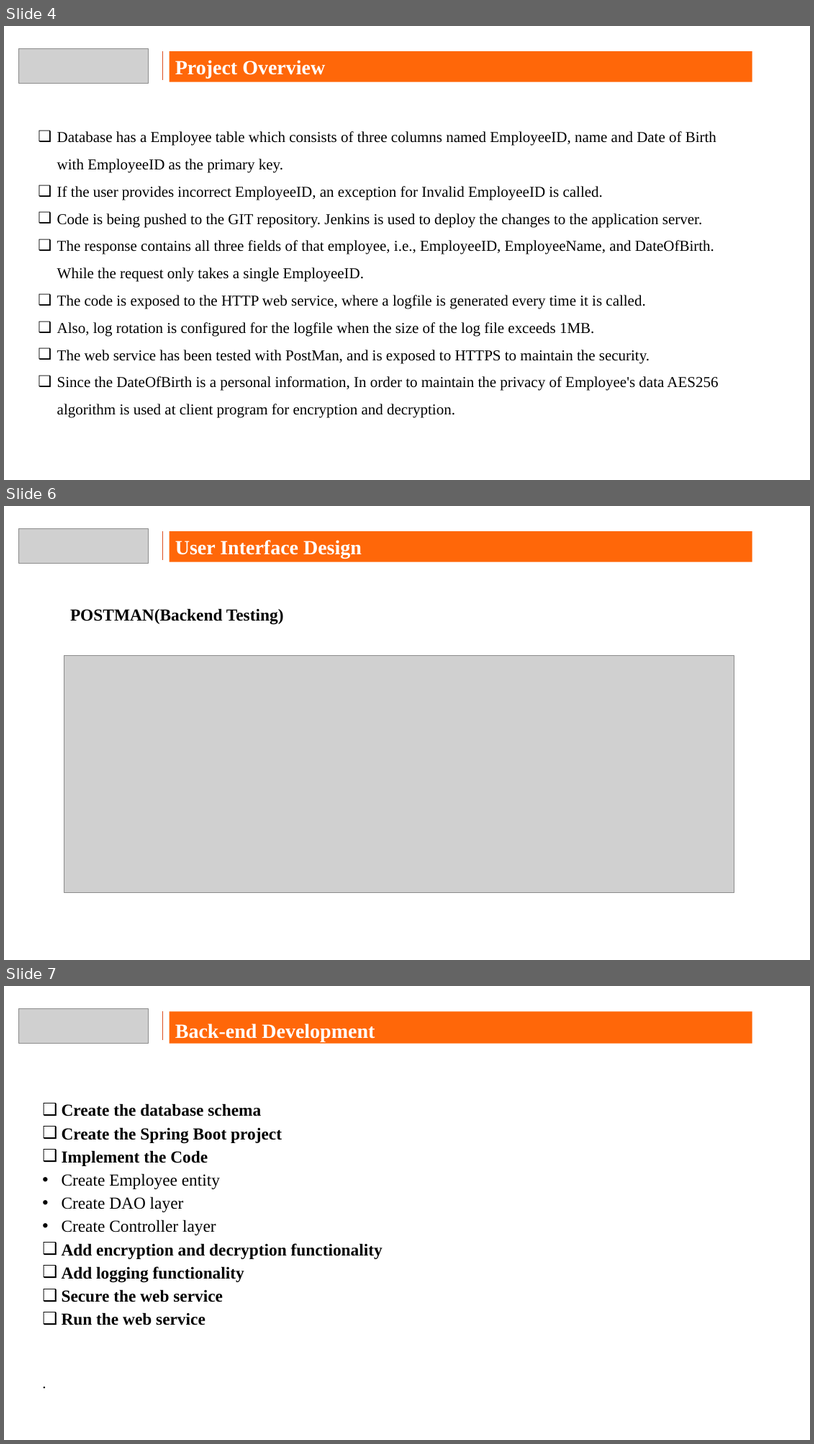
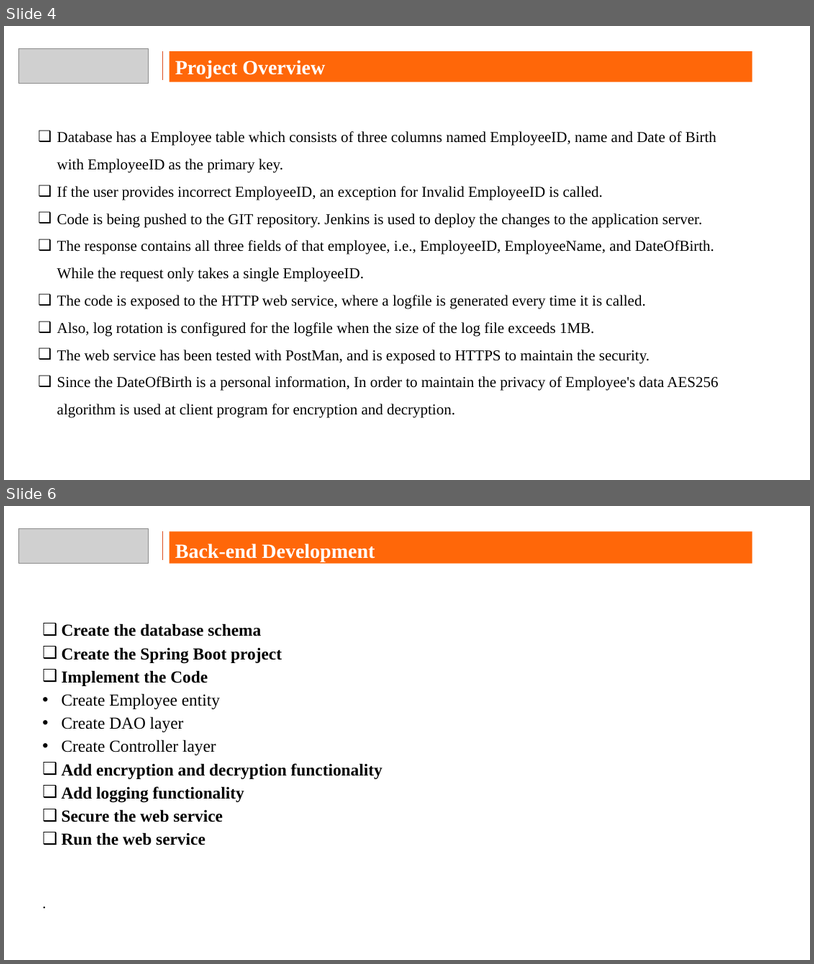
Before and after one commit to pranaygadhave/CAPSTONE, a slide deck: Capstone.pptx. Shown one above the other, each under a label of ours: slides 4, 6 and 7 before the commit, slides 4 and 6 after it; the slides between them are not shown. The pictures are 814x1444 and 814x964 pixels, drawn with LibreOffice and Linux fonts; fonts in the diff are those of the drawing; grey boxes stand for pictures; background and template pictures are left out. Boxes give left, top, right and bottom in pixels: in the first picture for what was removed or moved away, otherwise in the second. Text is boxed around its words. In the diff, an @@ line names an element or a change of style, - is before the commit and + after.

```diff
--- a/Capstone.pptx
+++ b/Capstone.pptx
@@ slide 6 removed at bbox=[4, 506, 810, 960], background picture (left out) @@
@@ picture removed at bbox=[18, 528, 149, 563] @@
@@ line removed from (163, 531) to (163, 560) @@
@@ rectangle removed at bbox=[169, 531, 752, 561] @@
-User Interface Design
@@ text removed at bbox=[70, 608, 284, 624] @@
-POSTMAN(Backend Testing)
@@ picture removed at bbox=[64, 656, 734, 893] @@
@@ what was slide 7 is now slide 6 @@
```
Also in this commit, not shown: 3 slides changed.
